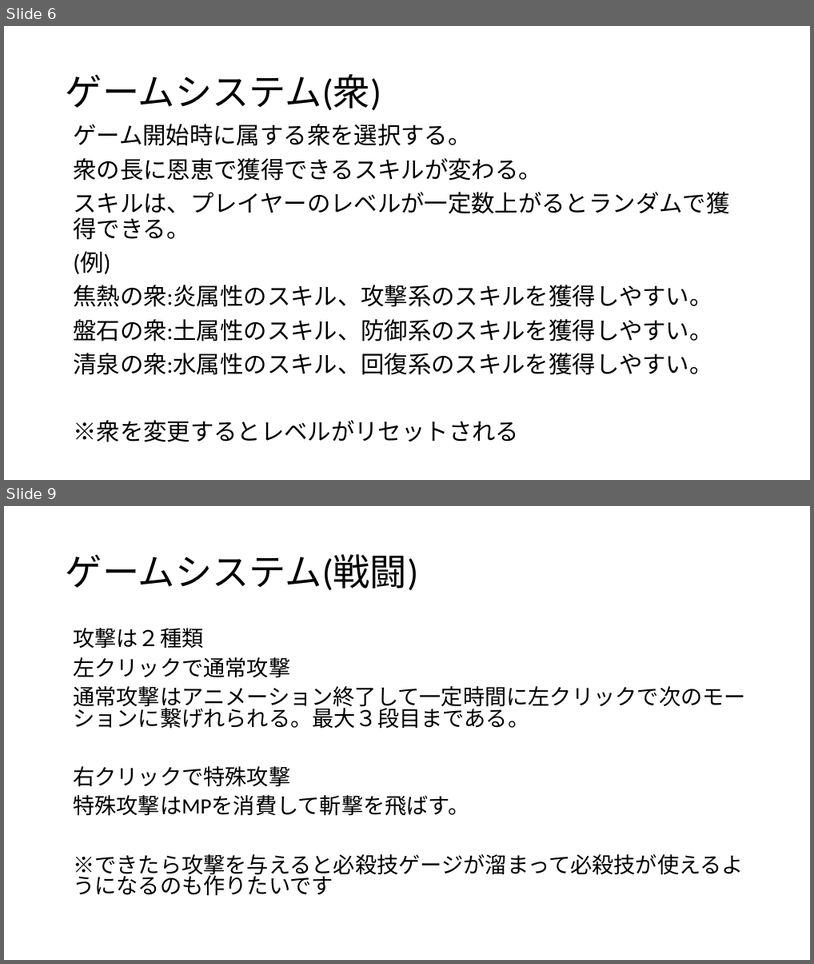
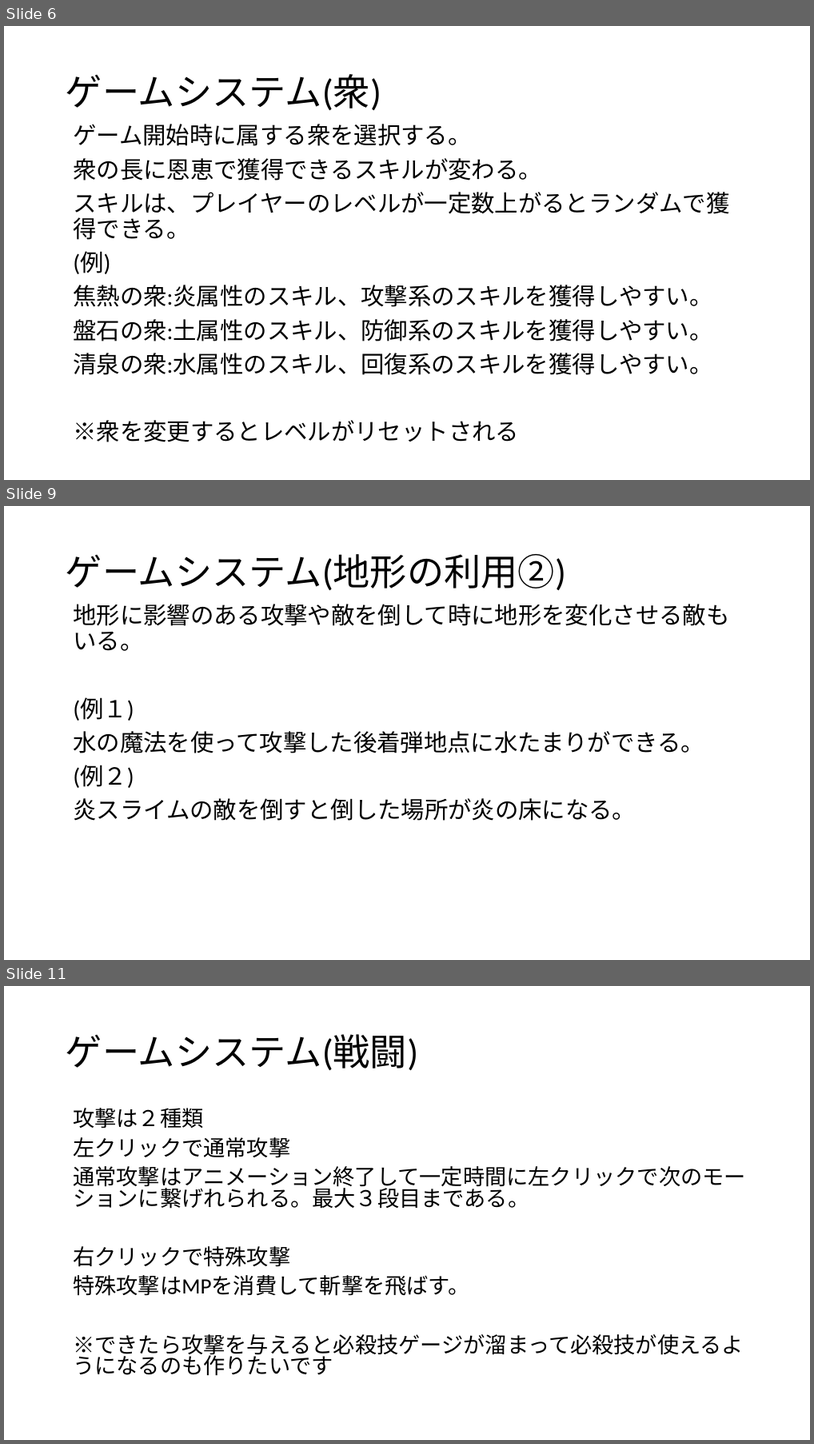
Before and after one commit to 2023Game/07Nakamoto, a slide deck: 3年後期/企画/ゲーム企画書_提出.pptx. Shown one above the other, each under a label of ours: slides 6 and 9 before the commit, slides 6, 9 and 11 after it; the slides between them are not shown. The pictures are 814x964 and 814x1444 pixels, drawn with LibreOffice and Linux fonts; fonts in the diff are those of the drawing. Boxes give left, top, right and bottom in pixels: in the first picture for what was removed or moved away, otherwise in the second. Text is boxed around its words. In the diff, an @@ line names an element or a change of style, - is before the commit and + after.

```diff
--- a/3年後期/企画/ゲーム企画書_提出.pptx
+++ b/3年後期/企画/ゲーム企画書_提出.pptx
@@ slide 9 added at (x1=4, y1=506, x2=810, y2=960), background #FFFFFF @@
@@ title added at (x1=66, y1=554, x2=566, y2=591), 44 pt, text #000000 @@
+ゲームシステム(地形の利用②)
@@ text added at (x1=73, y1=604, x2=730, y2=820), 28 pt, text #000000 @@
+地形に影響のある攻撃や敵を倒して時に地形を変化させる敵もいる。
+(例１)
+水の魔法を使って攻撃した後着弾地点に水たまりができる。
+(例２)
+炎スライムの敵を倒すと倒した場所が炎の床になる。
@@ what was slide 9 is now slide 11 @@
```
Also in this commit, not shown: 4 slides changed, 1 other slide added, 4 other files.
